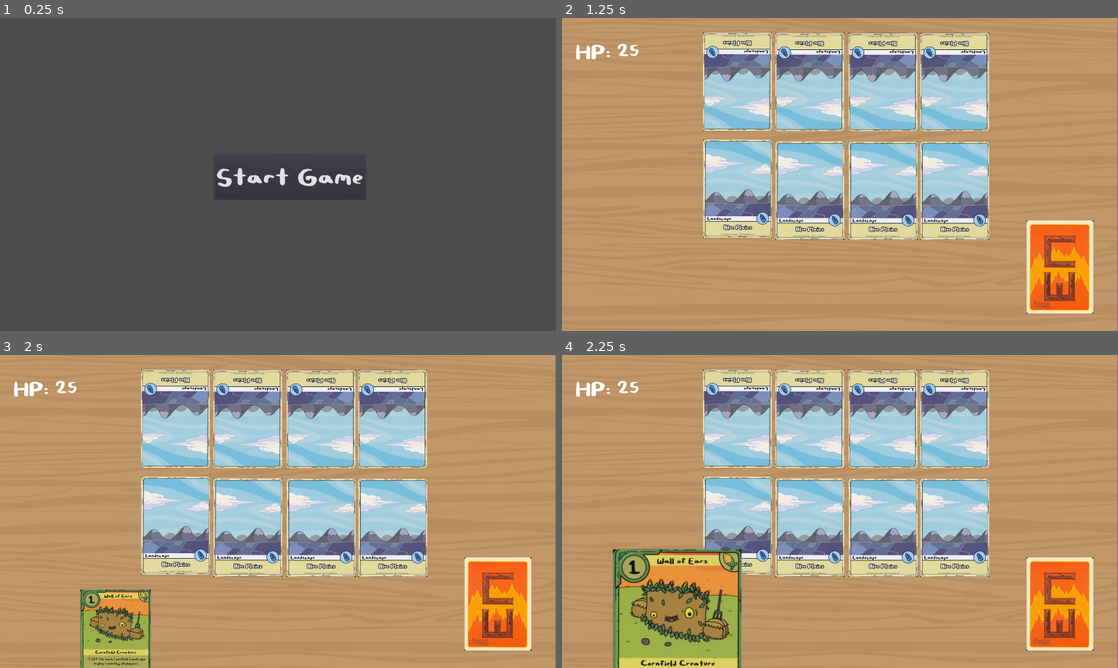
Above: before the commit, frames 1-4 (two rows, left to right).
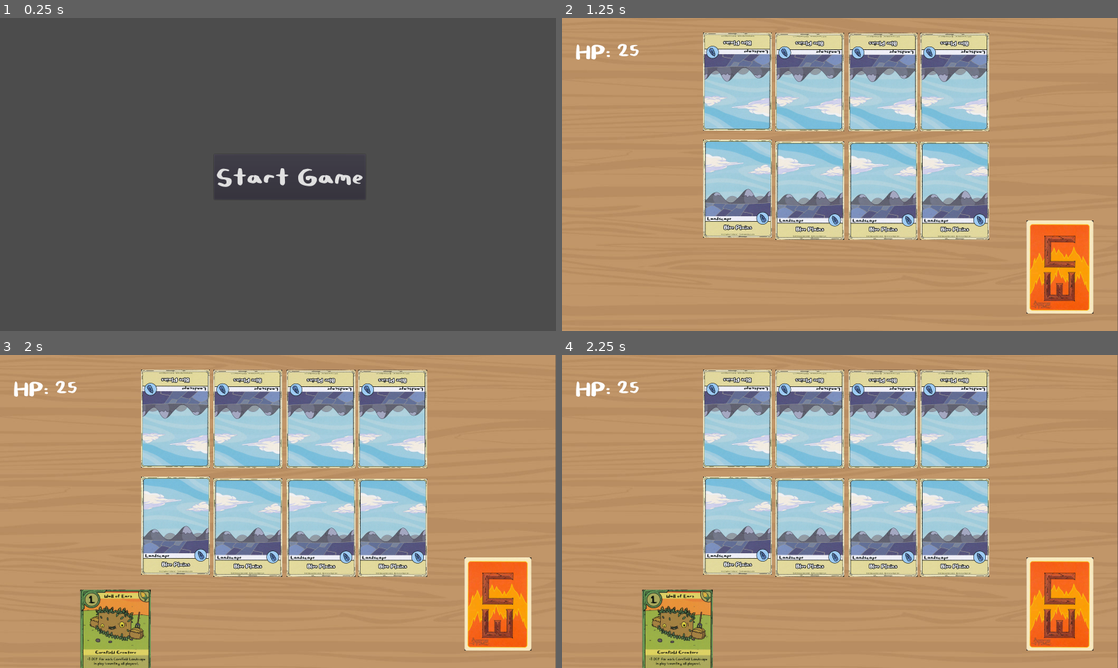
Above: after the commit, the same moments.

Repository: 641i130/card-wars-online
Game: Godot game, scene res://scenes/menu.tscn
The game is run twice, just before and just after one commit, with the same random seed, the same clock (stepped at 60 frames per second) and the same inputs.
Inputs (mouse positions are in pixels of both pictures, inside the frame that each line leads up to):
- Up to frame 1 (0.25 s): no input
- Up to frame 2 (1.25 s): click "Start Game" at 0.5 s
- Up to frame 3 (2 s): tap Enter at 1.25 s; drag from (500, 605) to (450, 545) at 1.27 s
- Up to frame 4 (2.25 s): tap Space at 2 s; drag from (678, 639) to (1012, 545) at 2.02 s

Frames 1-3 are identical in both runs. In frame 4, 7.9% of the frame differs, in the area x 9-33%, y 62-100%.

Commit message:
working...

Diff:
--- a/godot/Card.gd
+++ b/godot/Card.gd
@@ -9,38 +9,40 @@
 var cost
 var atk
 var def
+var hovered = 0
 
 func _ready():
 	"Card class takes ID and sets other values from imported CSV"
 	# name,description,card_type,landscape,cost,atk,def,ability,deck_info,image_name
 	get_node("Area2D/Sprite").set_texture(texture)
 	get_node("Area2D/Sprite").scale = Vector2(0.55, 0.55)
-	cname = _c.cardsall[cid]
+	cname = _c.cardsall[cid][0]
 	ctype = _c.cardsall[cid][2]
 	landscape = _c.cardsall[cid][3]
 	cost = _c.cardsall[cid][4]
 	atk = _c.cardsall[cid][5]
 	def = _c.cardsall[cid][6]
+	print(str(self))
 
 func _on_Area2D_input_event(_viewport, event, _shape_idx):
 	if event is InputEventMouseButton and event.button_index == BUTTON_LEFT and event.is_pressed():
 		print("Clicked " + ctype)
 
 func _on_Area2D_mouse_entered():
-	#Enlarge self if mouse hovers
-	print("Hover!")
+	# Enlarge self if mouse hovers
+	print("Entered card!")
 	get_node("Area2D/Sprite").scale = Vector2(1, 1)
 
-# To get values do card.ctype to show landscape etc
-# print(card.ctype)
-# OR
-# print(card)
+func _on_Area2D_mouse_exited():
+	# De-scale self
+	print("Left card!")
+	get_node("Area2D/Sprite").scale = Vector2(0.55, 0.55)
 
 func _to_string():
-	print("Name: ",cname)
-	print("Card: ",ctype)
-	print("Landscape: ",landscape)
-	print("Cost: ",cost)
+	print("Name: ",self.cname)
+	print("Card: ",self.ctype)
+	print("Landscape: ",self.landscape)
+	print("Cost: ",self.cost)
 	if ctype != "Spell":
-		print("Attack: ",atk)
-		print("Defense: ",def)
+		print("Attack: ",self.atk)
+		print("Defense: ",self.def)
--- a/godot/Card.tscn
+++ b/godot/Card.tscn
@@ -19,3 +19,4 @@
 shape = SubResource( 1 )
 
 [connection signal="mouse_entered" from="Area2D" to="." method="_on_Area2D_mouse_entered"]
+[connection signal="mouse_exited" from="Area2D" to="." method="_on_Area2D_mouse_exited"]
--- a/godot/scripts/table.gd
+++ b/godot/scripts/table.gd
@@ -12,7 +12,6 @@
 func _ready():
 	genDeck()
 
-"Draw from deck again"
 func _on_Area2D_input_event(_viewport, event, _shape_idx):
 	"When clicked on deck, draw a card from the deck into hand"
 	if event is InputEventMouseButton and event.button_index == BUTTON_LEFT and event.is_pressed():
@@ -66,7 +65,6 @@
 		# Remove card from deck
 		# Add card to hand
 		var newcard = genCard(cid)
-		print(newcard)
 		add_child_below_node(get_tree().get_root().get_node("Desk"),newcard)
 		counter+=1
 		toHand(cid)
